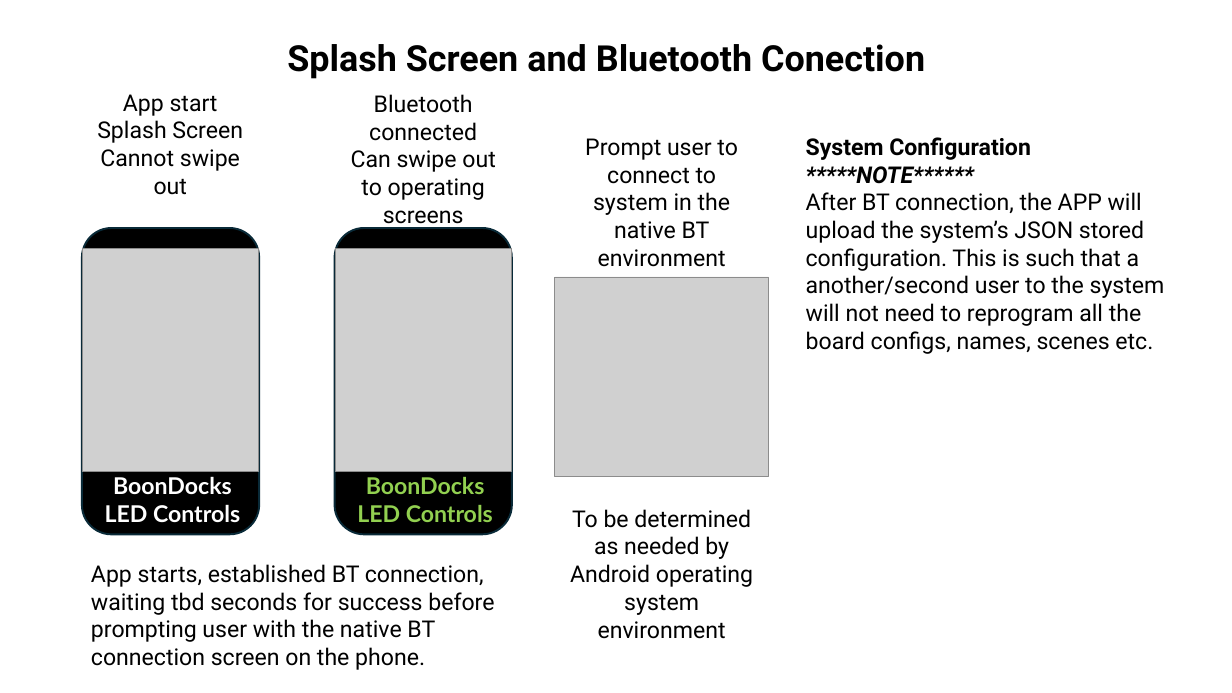
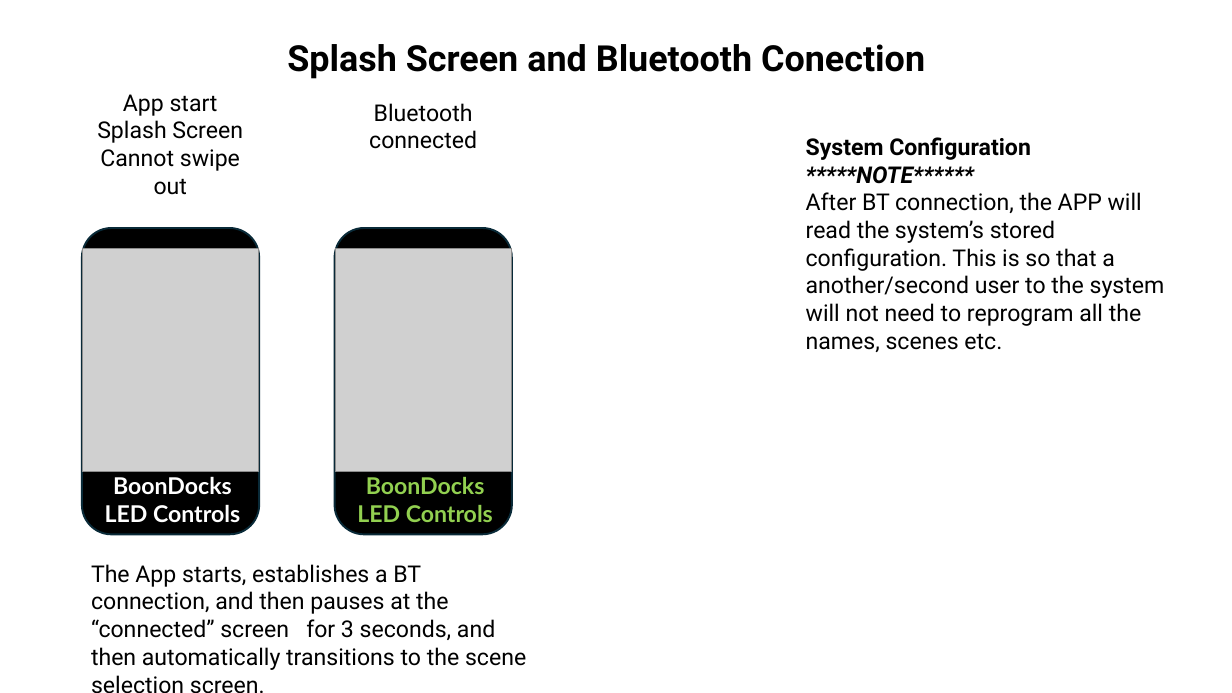
Before and after one commit to tswift123/led_controller, a slide deck: slide 7 of LED Controller Documentation (Toms Edits).pptx (slide 5 before the commit). Drawn at 1232x693 pixels with LibreOffice and Linux fonts; fonts in the diff are those of the drawing; grey boxes stand for pictures. Boxes give left, top, right and bottom in pixels: in the first picture for what was removed or moved away, otherwise in the second. Text is boxed around its words. In the diff, an @@ line names an element or a change of style, - is before the commit and + after.

```diff
--- a/LED Controller Documentation (Toms Edits).pptx
+++ b/LED Controller Documentation (Toms Edits).pptx
@@ text "Bluetooth connected" moved from (x1=351, y1=94, x2=495, y2=228) to (x1=369, y1=103, x2=477, y2=149) @@
@@ text removed at (x1=585, y1=138, x2=738, y2=267) @@
-Prompt user to connect to system in the native BT environment
@@ text at (x1=351, y1=150, x2=495, y2=228): paragraph removed @@
-Can swipe out to operating screens
@@ text at (x1=806, y1=192, x2=1165, y2=326): text changed @@
-After BT connection, the APP will upload the system’s JSON stored configuration. This is such that a another/second user to the system will not need to reprogram all the board configs, names, scenes etc.
+After BT connection, the APP will read the system’s stored configuration. This is so that a another/second user to the system will not need to reprogram all the names, scenes etc.
@@ picture removed at (x1=555, y1=277, x2=768, y2=477) @@
@@ text removed at (x1=570, y1=509, x2=753, y2=639) @@
-To be determined as needed by Android operating system environment
@@ text at (x1=91, y1=564, x2=526, y2=670): text changed @@
-App starts, established BT connection, waiting tbd seconds for success before prompting user with the native BT connection screen on the phone.
+The App starts, establishes a BT connection, and then pauses at the “connected” screen for 3 seconds, and then automatically transitions to the scene selection screen.
```
Also in this commit, not shown: 5 other slides changed, 2 slides added.
